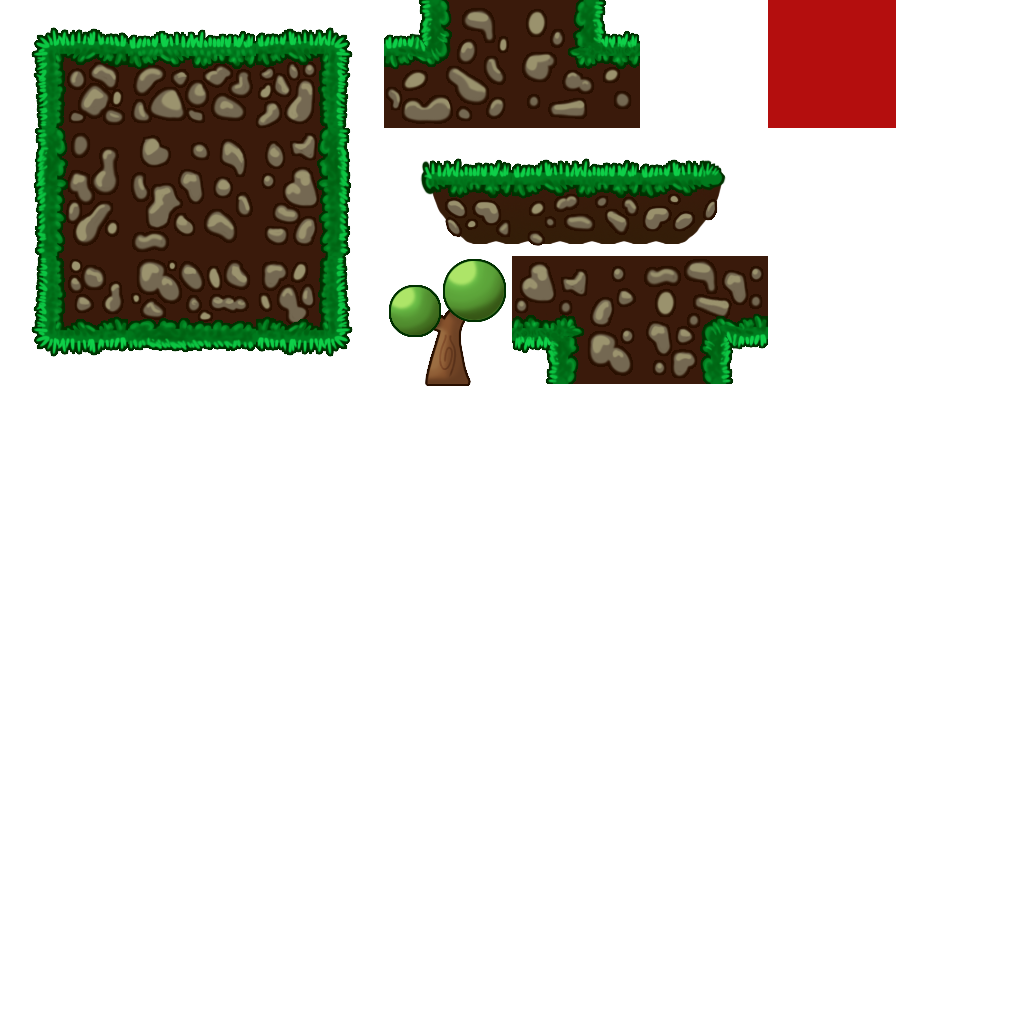
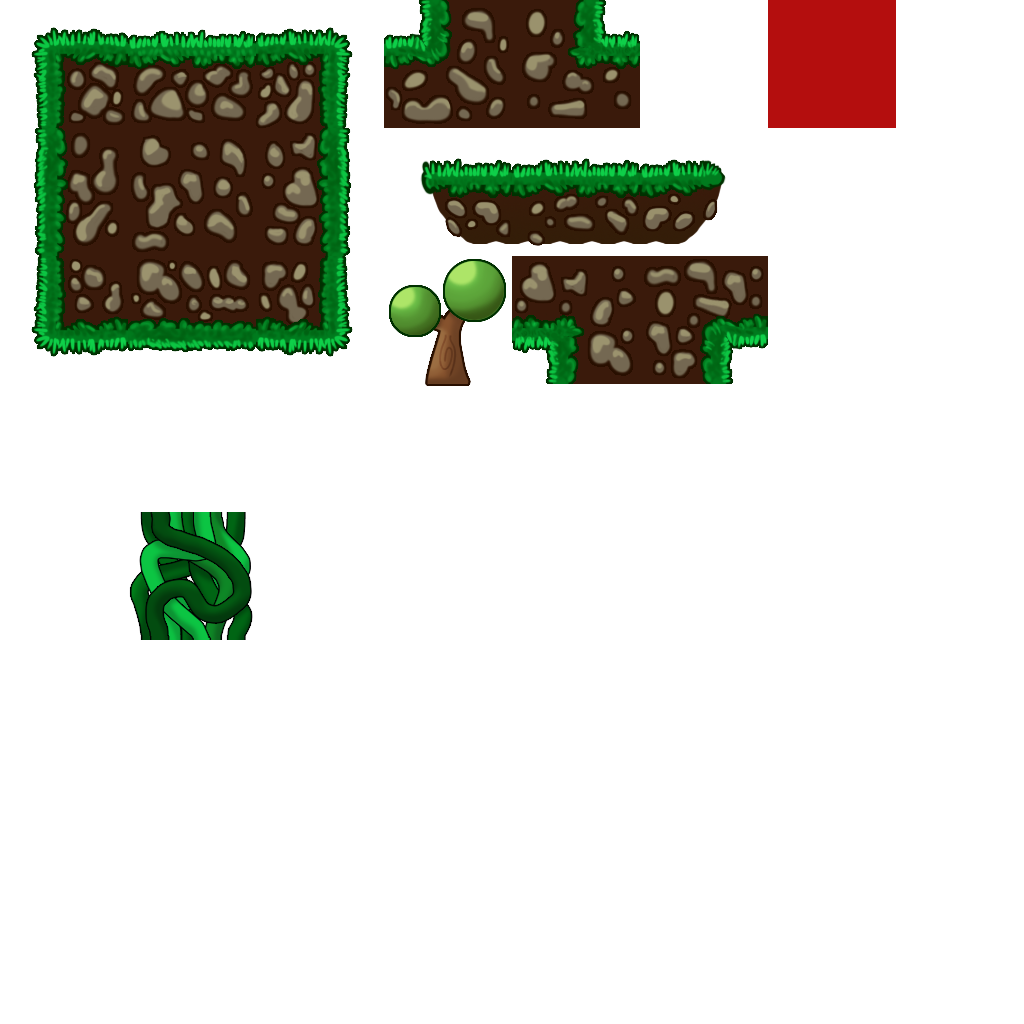
Layer changes from the first 1024px x 1024px image to the second:
added group "Group 1" with 7 layers above "float copy 2" over box(130, 512, 252, 640)
added layer "Layer 16 copy" in group "Group 1" over box(146, 512, 251, 640)
added layer "Layer 16" in group "Group 1" over box(140, 512, 216, 640)
added layer "Layer 15" in group "Group 1" over box(164, 512, 237, 640)
added layer "Layer 14 copy 2" in group "Group 1" over box(181, 512, 252, 640)
added layer "Layer 15 copy" in group "Group 1" over box(161, 512, 250, 640)
added layer "Layer 14 copy" in group "Group 1" over box(130, 512, 245, 640)
added layer "Layer 14" in group "Group 1" over box(141, 512, 199, 640)
